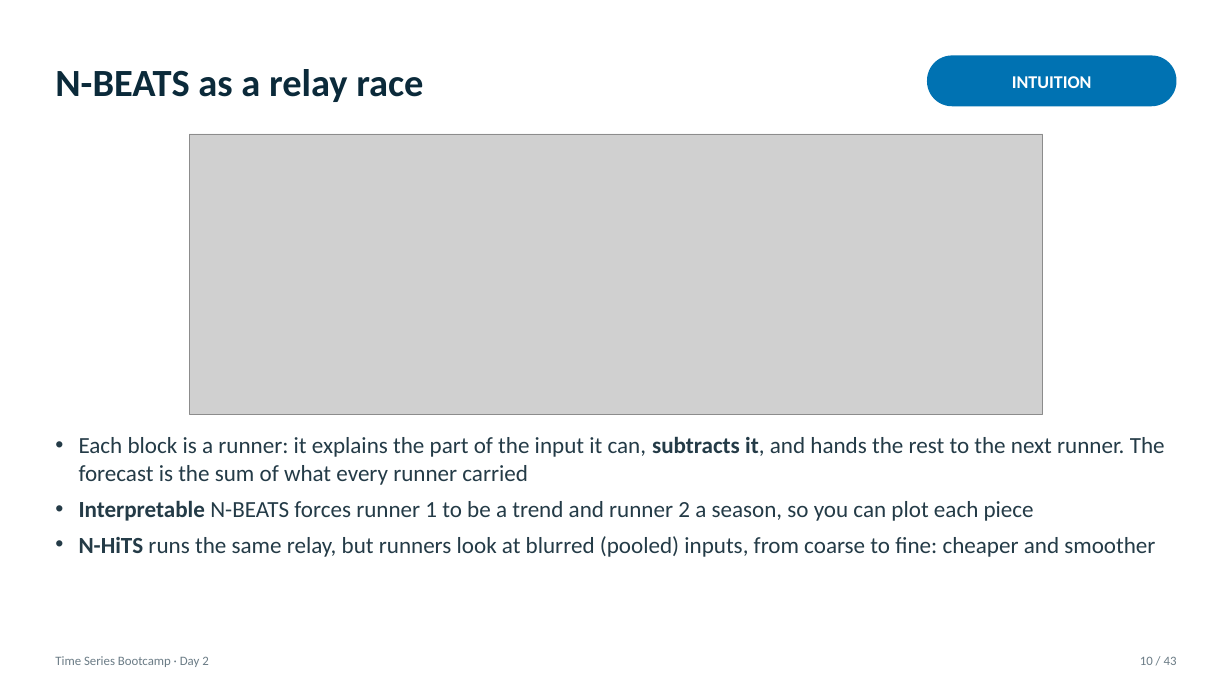
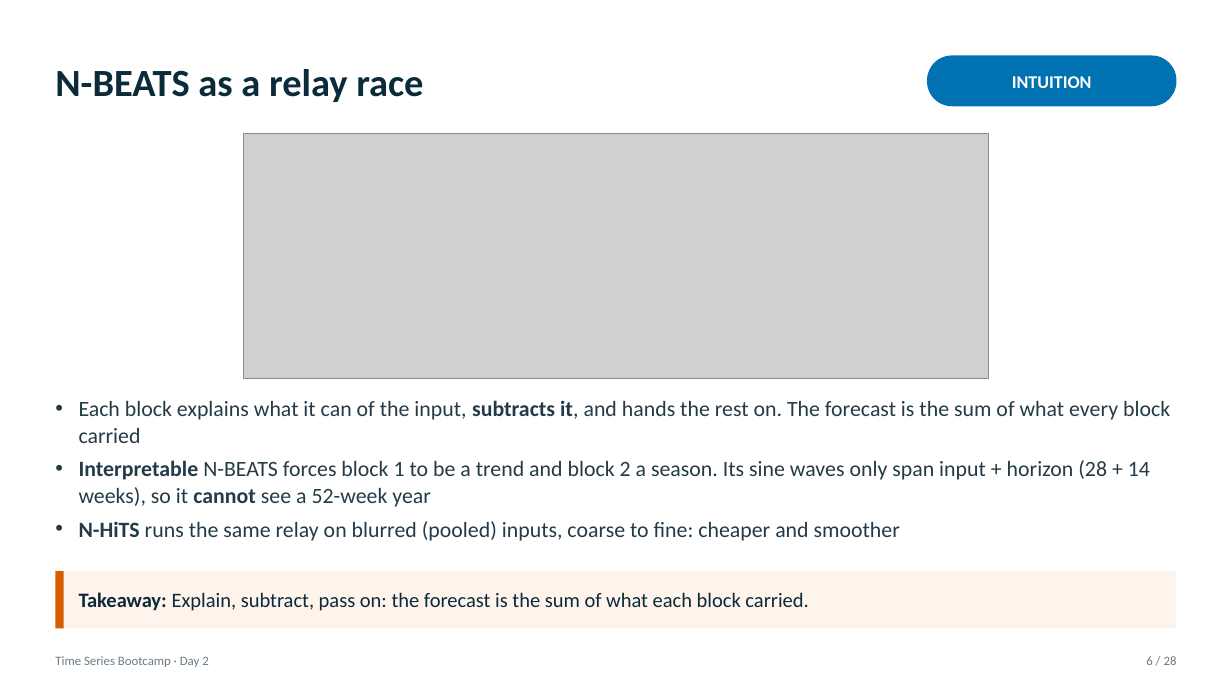
Before and after one commit to tackes/time-series-forecasting-bootcamp, a slide deck: slide 6 of day2_neural/slides/day2_slides.pptx (slide 10 before the commit). Drawn at 1232x693 pixels with LibreOffice and Linux fonts; fonts in the diff are those of the drawing; grey boxes stand for pictures. Boxes give left, top, right and bottom in pixels: in the first picture for what was removed or moved away, otherwise in the second. Text is boxed around its words. In the diff, an @@ line names an element or a change of style, - is before the commit and + after.

```diff
--- a/day2_neural/slides/day2_slides.pptx
+++ b/day2_neural/slides/day2_slides.pptx
@@ picture: place and size @@
-picture at <box>189,134,1043,414</box>
+picture at <box>244,134,989,379</box>
@@ text at <box>79,400,1170,541</box>: text changed; size 18 to 17 pt @@
-• Each block is a runner: it explains the part of the input it can, subtracts it, and hands the rest to the next runner. The forecast is the sum of what every runner carried
-• Interpretable N-BEATS forces runner 1 to be a trend and runner 2 a season, so you can plot each piece
-• N-HiTS runs the same relay, but runners look at blurred (pooled) inputs, from coarse to fine: cheaper and smoother
+• Each block explains what it can of the input, subtracts it, and hands the rest on. The forecast is the sum of what every block carried
+• Interpretable N-BEATS forces block 1 to be a trend and block 2 a season. Its sine waves only span input + horizon (28 + 14 weeks), so it cannot see a 52-week year
+• N-HiTS runs the same relay on blurred (pooled) inputs, coarse to fine: cheaper and smoother
@@ rectangle added at <box>55,571,1177,628</box>, fill #FFF4EC @@
@@ rectangle added at <box>55,571,64,628</box>, fill #D55E00 @@
@@ text added at <box>79,592,808,611</box>, 16 pt, text #0B2A3A @@
+Takeaway: Explain, subtract, pass on: the forecast is the sum of what each block carried.
@@ text at <box>1146,656,1177,665</box>: text changed @@
-10 / 43
+6 / 28
```
Also in this commit, not shown: 17 other slides changed, 8 slides added, 23 slides removed, 26 other files.
